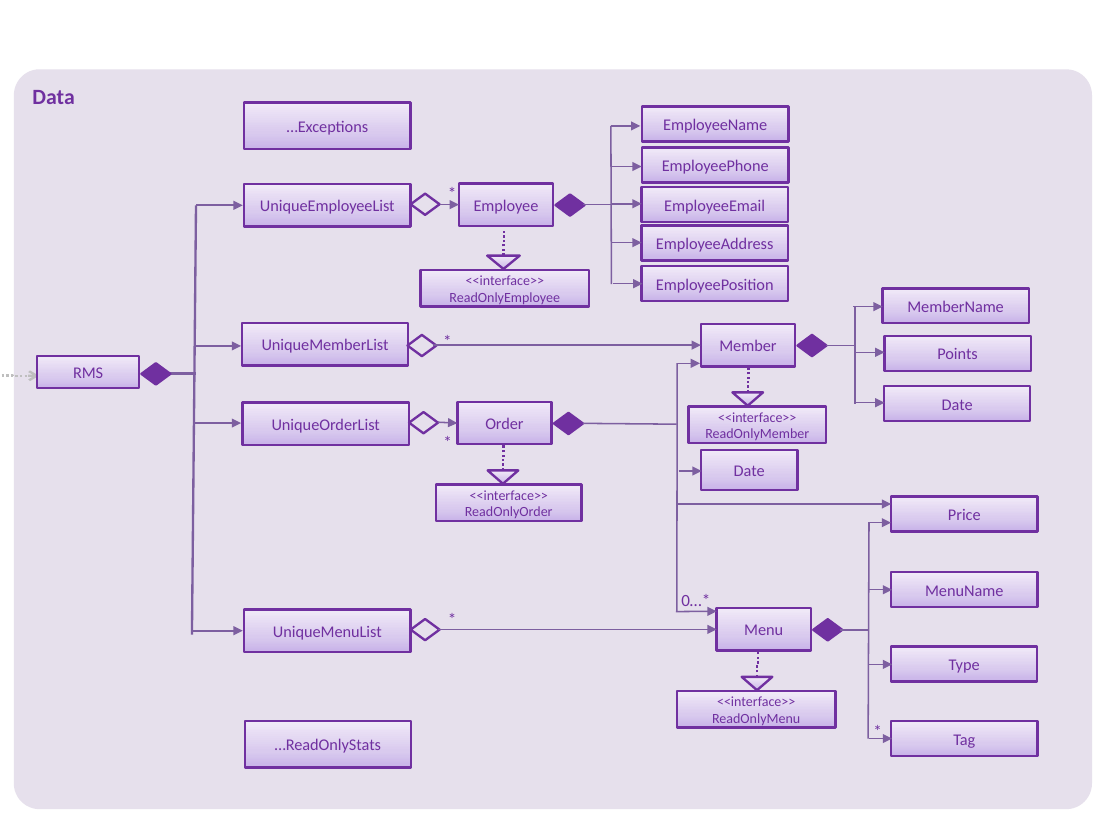
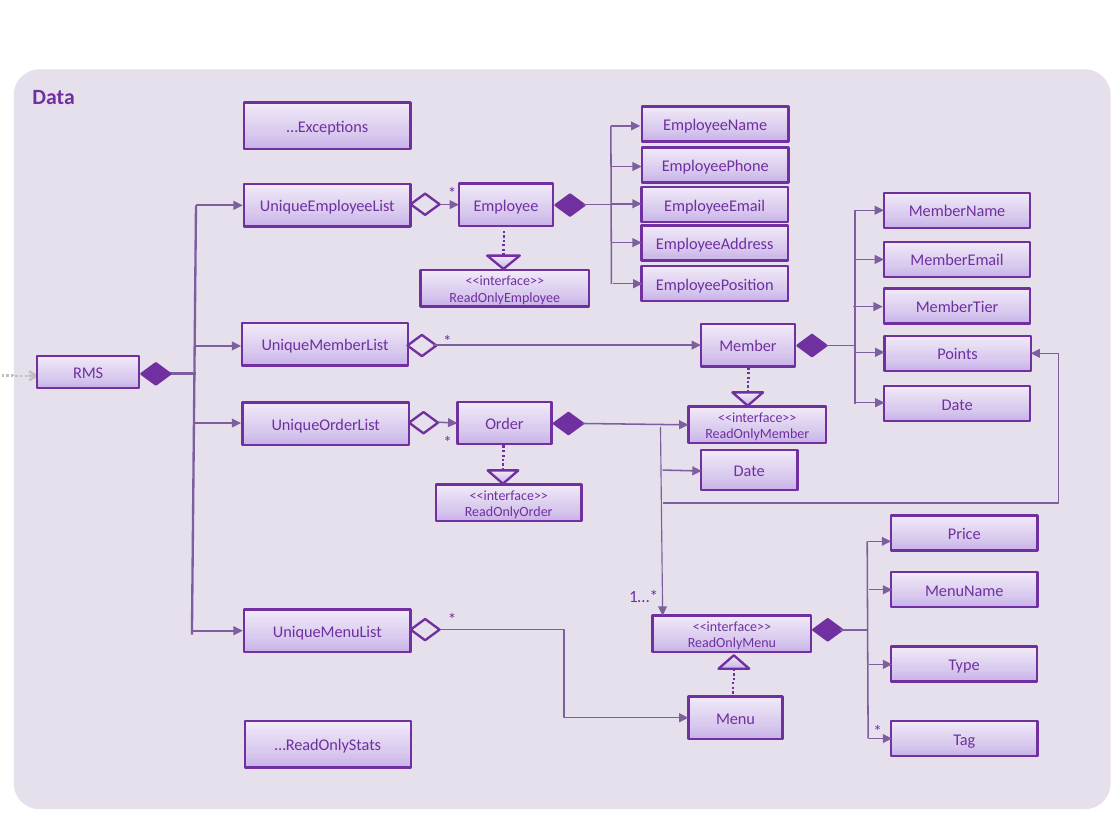
Before and after one commit to nusCS2113-AY1819S1/addressbook-level3, a slide deck: slide 6 of docs/Diagrams.pptx. Drawn at 1120x840 pixels with LibreOffice and Linux fonts; fonts in the diff are those of the drawing. Boxes give left, top, right and bottom in pixels: in the first picture for what was removed or moved away, otherwise in the second. Text is boxed around its words. In the diff, an @@ line names an element or a change of style, - is before the commit and + after.

```diff
--- a/docs/Diagrams.pptx
+++ b/docs/Diagrams.pptx
@@ rounded rectangle "Data": place and size @@
-rounded rectangle "Data" at [13,69,1092,810]
+rounded rectangle "Data" at [13,69,1110,810]
@@ rectangle "MemberName": place and size @@
-rectangle "MemberName" at [883,288,1029,323]
+rectangle "MemberName" at [884,193,1030,227]
@@ elbow arrow added from (855, 309) to (884, 211), #7D60A0 0.75 pt @@
@@ elbow arrow added from (855, 302) to (884, 260), #7D60A0 0.75 pt @@
@@ rectangle added at [884,242,1030,277], fill gradient #C9B5E8 to #D8CBEE to #F0EAF9, outline #7030A0 1.5 pt, 10.5 pt, text #7030A0 @@
+MemberEmail
@@ rectangle added at [884,289,1030,324], fill gradient #C9B5E8 to #D8CBEE to #F0EAF9, outline #7030A0 1.5 pt, 10.5 pt, text #7030A0 @@
+MemberTier
@@ elbow arrow added from (663, 503) to (1030, 353), #7D60A0 1 pt @@
@@ arrow removed from (676, 363) to (700, 363) @@
@@ line moved from (582, 423) - (676, 424) to (582, 423) - (689, 424) @@
@@ line (582, 423) - (689, 424): line to arrow @@
@@ line moved from (678, 363) - (676, 610) to (661, 427) - (663, 616) @@
@@ line (661, 427) - (663, 616): line to arrow; stroke #7D60A0 1 pt to #7D60A0 0.75 pt @@
@@ arrow moved from (679, 472) - (701, 472) to (663, 470) - (701, 472) @@
@@ arrow removed from (676, 504) to (892, 504) @@
@@ rectangle "Price": place and size @@
-rectangle "Price" at [892,496,1038,531]
+rectangle "Price" at [892,515,1038,550]
@@ line moved from (869, 523) - (868, 738) to (867, 541) - (868, 738) @@
@@ arrow moved from (868, 523) - (892, 523) to (868, 541) - (892, 541) @@
@@ text at [629,590,658,602]: text changed @@
-0…*
+1…*
@@ arrow removed from (438, 629) to (717, 629) @@
@@ elbow arrow added from (439, 629) to (689, 718), #7D60A0 1 pt @@
@@ rectangle "<<interface>> ReadOnlyMenu": place and size @@
-rectangle "<<interface>> ReadOnlyMenu" at [676,691,836,728]
+rectangle "<<interface>> ReadOnlyMenu" at [653,616,812,653]
@@ arrow removed from (675, 612) to (717, 612) @@
@@ triangle at [719,655,749,669]: rotation 0 to 180 degrees @@
@@ elbow line moved from (757, 676) - (758, 652) to (734, 669) - (734, 693) @@
@@ rectangle "Menu": place and size @@
-rectangle "Menu" at [717,608,811,651]
+rectangle "Menu" at [689,697,783,739]
```
Also in this commit, not shown: 1 other file.
